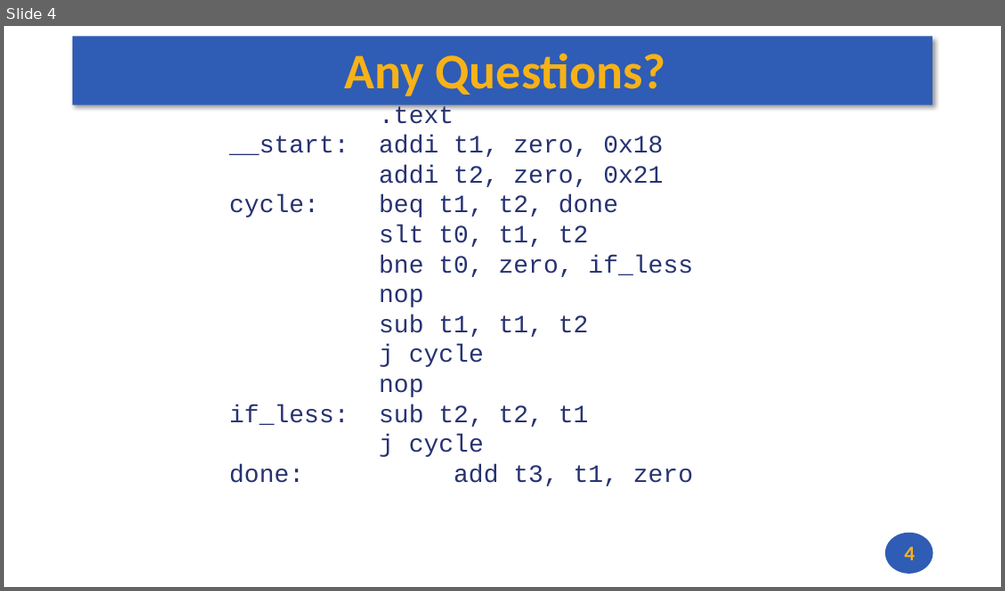
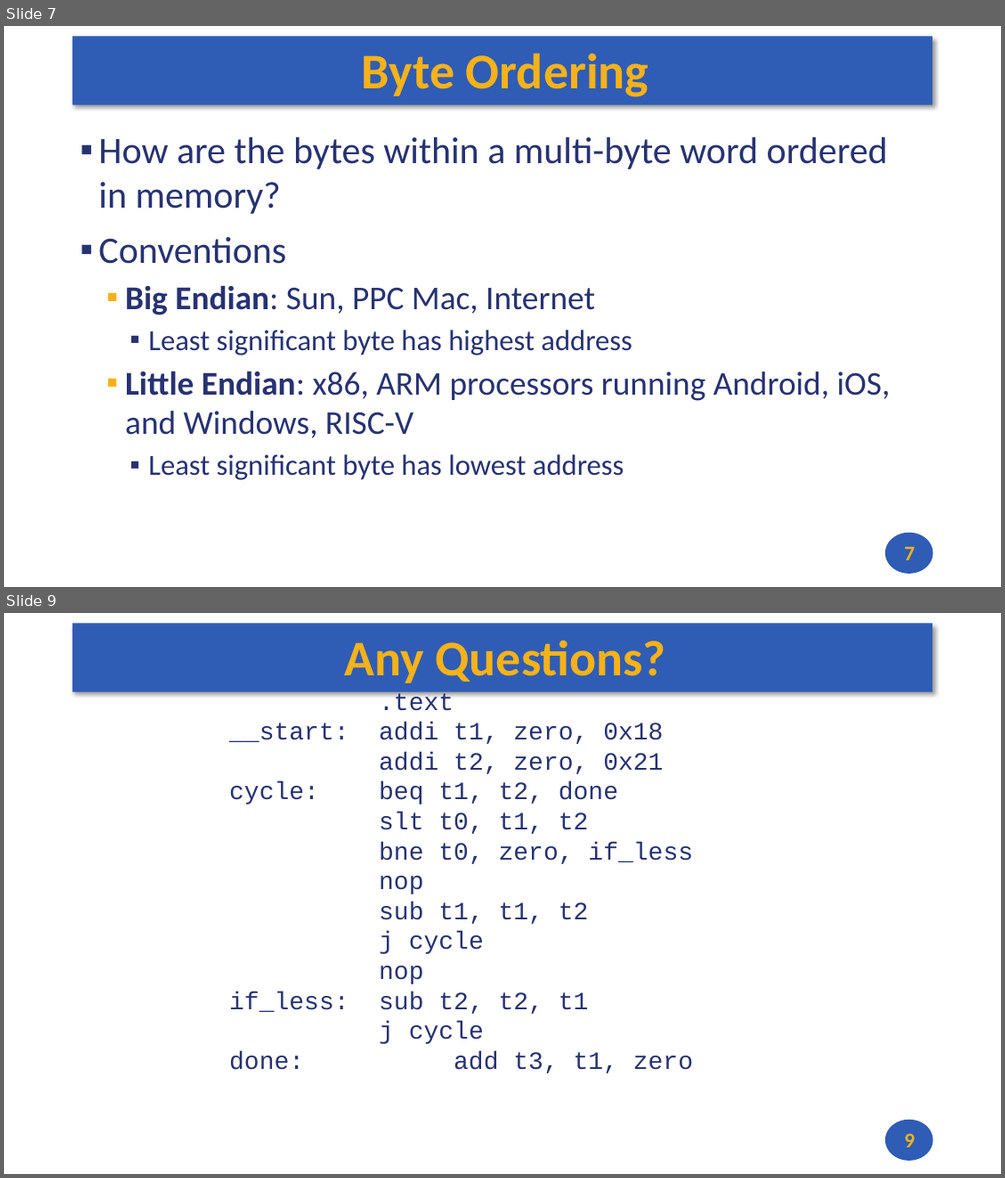
Before and after one commit to andrewt0301/hse-acos-course, a slide deck: docs/part1ca/02_DataTypes/CA_Lecture_02.pptx. Shown one above the other, each under a label of ours: slide 4 before the commit, slides 7 and 9 after it; the slides between them are not shown. The pictures are 1005x591 and 1005x1178 pixels, drawn with LibreOffice and Linux fonts; fonts in the diff are those of the drawing. Boxes give left, top, right and bottom in pixels: in the first picture for what was removed or moved away, otherwise in the second. Text is boxed around its words. In the diff, an @@ line names an element or a change of style, - is before the commit and + after.

```diff
--- a/docs/part1ca/02_DataTypes/CA_Lecture_02.pptx
+++ b/docs/part1ca/02_DataTypes/CA_Lecture_02.pptx
@@ slide 7 added at bbox=[4, 26, 1001, 587], background #FFFFFF; not listed: 2 template elements that a slide beside it also shows @@
@@ title added at bbox=[362, 53, 648, 97], 48 pt, text #F7B217, bold @@
+Byte Ordering
@@ text added at bbox=[98, 137, 890, 480], 32 pt, text #273272 @@
+▪ How are the bytes within a multi-byte word ordered in memory?
+▪ Conventions
+  ▪ Big Endian: Sun, PPC Mac, Internet
+    ▪ Least significant byte has highest address
+  ▪ Little Endian: x86, ARM processors running Android, iOS, and Windows, RISC-V
+    ▪ Least significant byte has lowest address
@@ page number added at bbox=[904, 547, 914, 560], 20 pt, text #F7B217, bold @@
+7
@@ what was slide 4 is now slide 9 @@
@@ page number at bbox=[904, 1133, 914, 1147]: text changed @@
-4
+9
```
Also in this commit, not shown: 4 other slides added, 2 other files.
